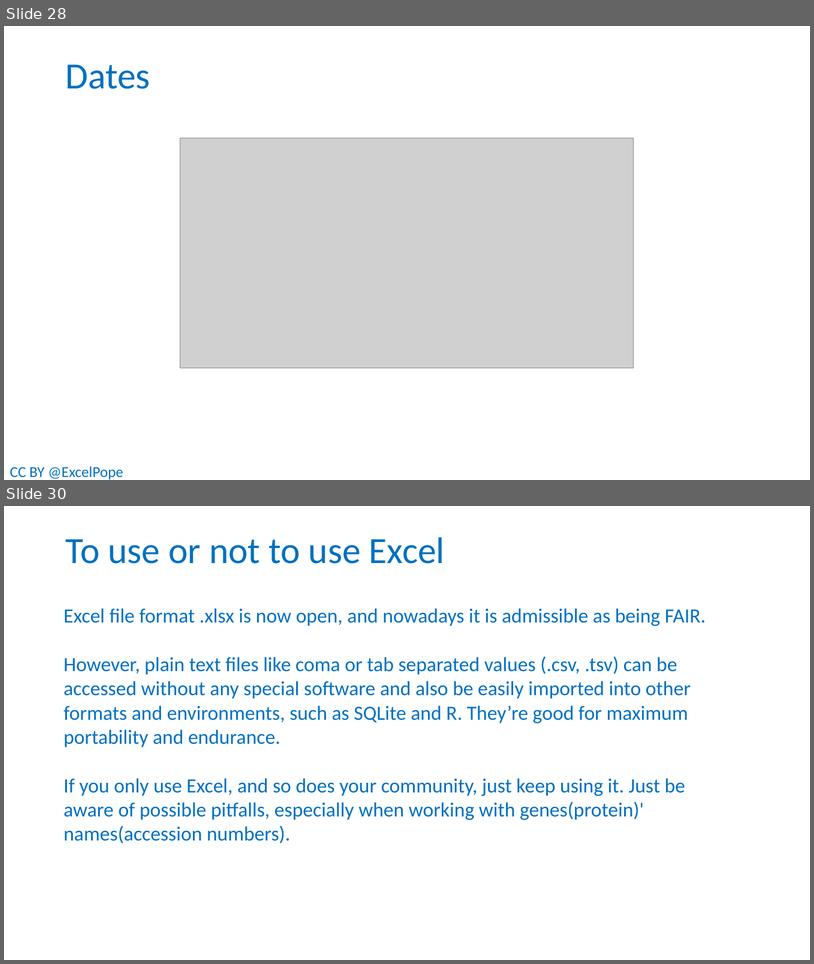
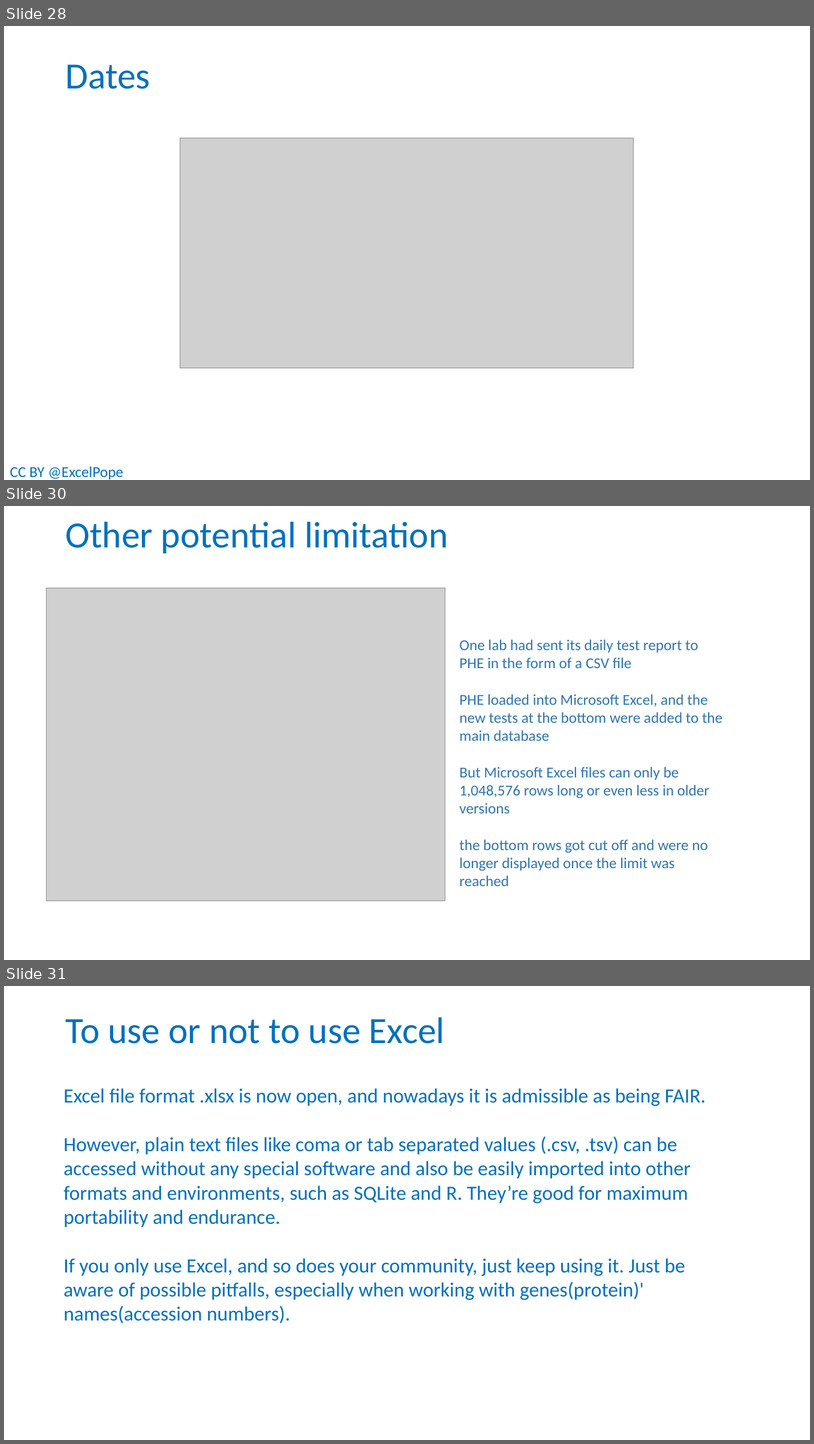
Before and after one commit to tzielins/private-fair-for-busy-biologists, a slide deck: instructors/03_Data-in-excel_v3.3.pptx. Shown one above the other, each under a label of ours: slides 28 and 30 before the commit, slides 28, 30 and 31 after it; the slides between them are not shown. The pictures are 814x964 and 814x1444 pixels, drawn with LibreOffice and Linux fonts; fonts in the diff are those of the drawing; grey boxes stand for pictures; background and template pictures are left out. Boxes give left, top, right and bottom in pixels: in the first picture for what was removed or moved away, otherwise in the second. Text is boxed around its words. In the diff, an @@ line names an element or a change of style, - is before the commit and + after.

Commit message:
added one more excel example

```diff
--- a/instructors/03_Data-in-excel_v3.3.pptx
+++ b/instructors/03_Data-in-excel_v3.3.pptx
@@ slide 30 added at (x1=4, y1=506, x2=810, y2=960), background #FFFFFF @@
@@ text added at (x1=65, y1=522, x2=448, y2=553), 44 pt, text #0070C0 @@
+Other potential limitation
@@ picture added at (x1=47, y1=588, x2=446, y2=901) @@
@@ text added at (x1=459, y1=639, x2=723, y2=886), 18 pt, text #2E75B6 @@
+One lab had sent its daily test report to PHE in the form of a CSV file
+PHE loaded into Microsoft Excel, and the new tests at the bottom were added to the main database
+But Microsoft Excel files can only be 1,048,576 rows long or even less in older versions
+the bottom rows got cut off and were no longer displayed once the limit was reached
@@ what was slide 30 is now slide 31 @@
```
Also in this commit, not shown: 15 slides changed, 1 other slide added, 1 slide removed.
